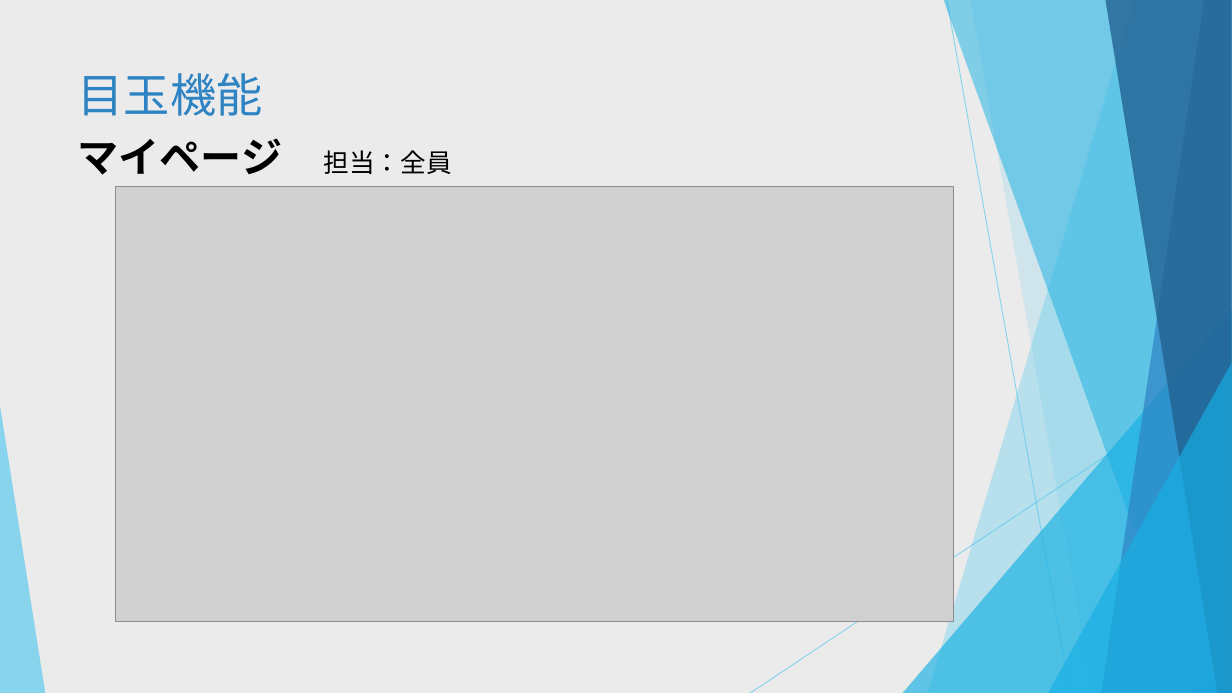
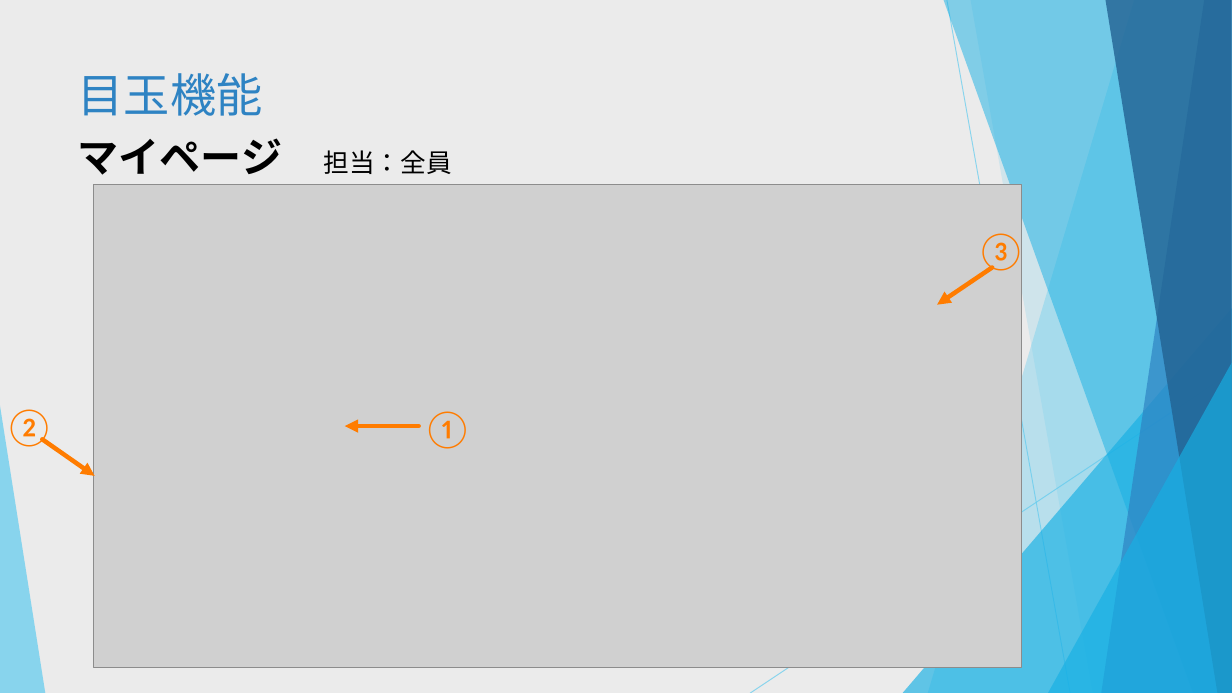
Before and after one commit to dojo2022/C-5, a slide deck: slide 14 of C5_配布資料/0630_C-5 _発表資料.pptx. Drawn at 1232x693 pixels with LibreOffice and Linux fonts; fonts in the diff are those of the drawing; grey boxes stand for pictures. Boxes give left, top, right and bottom in pixels: in the first picture for what was removed or moved away, otherwise in the second. Text is boxed around its words. In the diff, an @@ line names an element or a change of style, - is before the commit and + after.

```diff
--- a/C5_配布資料/0630_C-5 _発表資料.pptx
+++ b/C5_配布資料/0630_C-5 _発表資料.pptx
@@ picture: place and size @@
-picture at (116, 186, 954, 621)
+picture at (93, 185, 1021, 667)
@@ text added at (981, 233, 1021, 271), 28 pt, text #FF7C00 @@
+③
@@ arrow added from (993, 267) to (937, 305), #FF7C00 3.5 pt @@
@@ text added at (9, 409, 49, 447), 28 pt, text #FF7C00 @@
+②
@@ text added at (428, 411, 468, 449), 28 pt, text #FF7C00 @@
+①
@@ arrow added from (43, 439) to (94, 476), #FF7C00 3.5 pt @@
@@ arrow added from (419, 426) to (345, 426), #FF7C00 3.5 pt @@
```
Also in this commit, not shown: 10 other slides changed.
